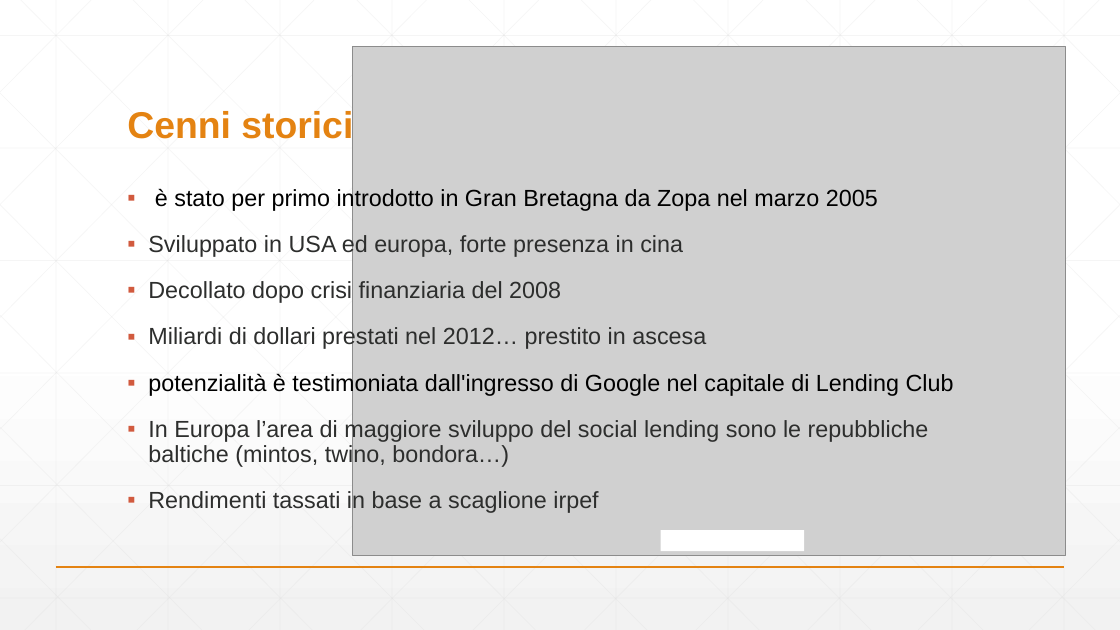
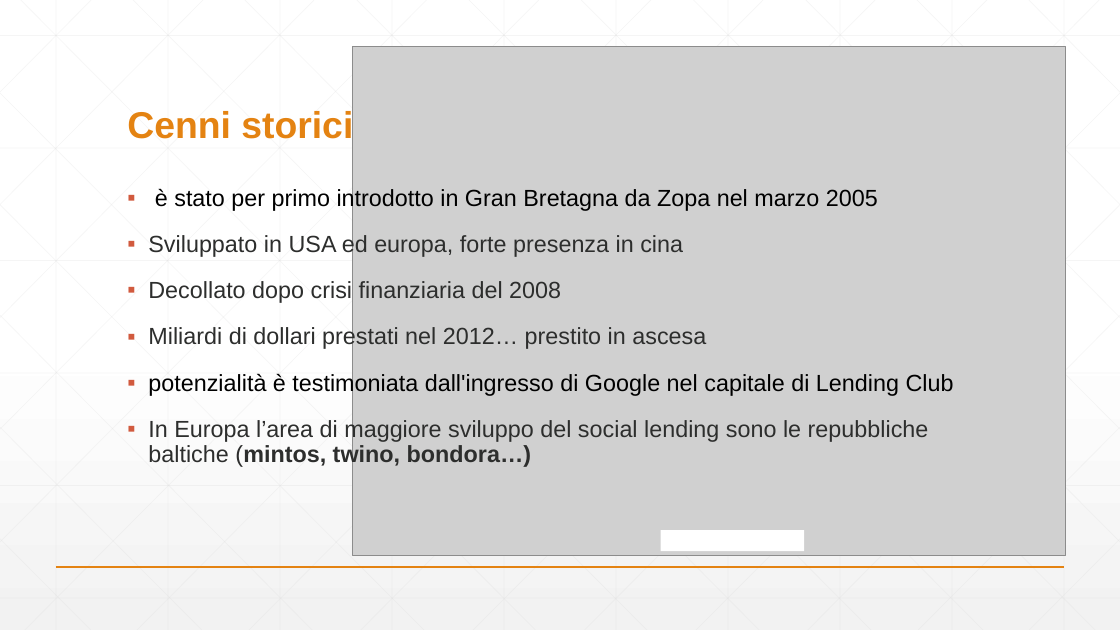
Before and after one commit to lucaSchiavon/LS_Varie, a slide deck: slide 15 of Social lending/presentazione AQ apdate/Social lending.pptx. Drawn at 1120x630 pixels with LibreOffice and Linux fonts; fonts in the diff are those of the drawing; grey boxes stand for pictures. Boxes give left, top, right and bottom in pixels: in the first picture for what was removed or moved away, otherwise in the second. Text is boxed around its words. In the diff, an @@ line names an element or a change of style, - is before the commit and + after.

Commit message:
piccola modifica a presentazione

```diff
--- a/Social lending/presentazione AQ apdate/Social lending.pptx
+++ b/Social lending/presentazione AQ apdate/Social lending.pptx
@@ text at (148, 418, 929, 467): bold on in "(mintos, twino, bondora…)" @@
@@ text at (148, 490, 598, 514): paragraph removed @@
-▪ Rendimenti tassati in base a scaglione irpef
```
